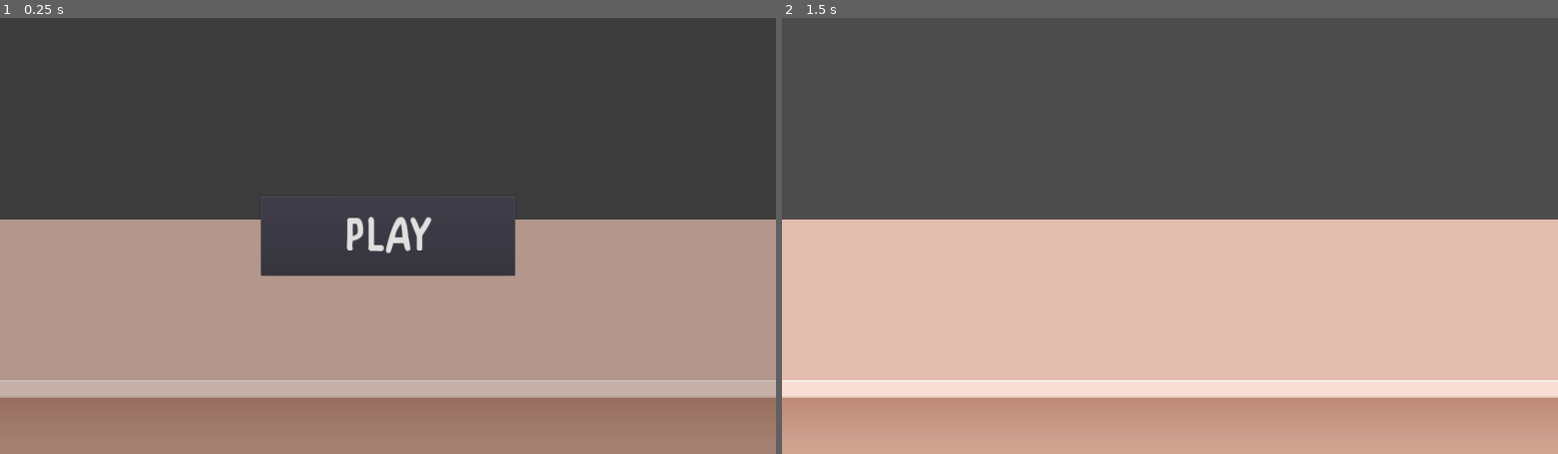
Above: before the commit, frames 1-2 (left to right).
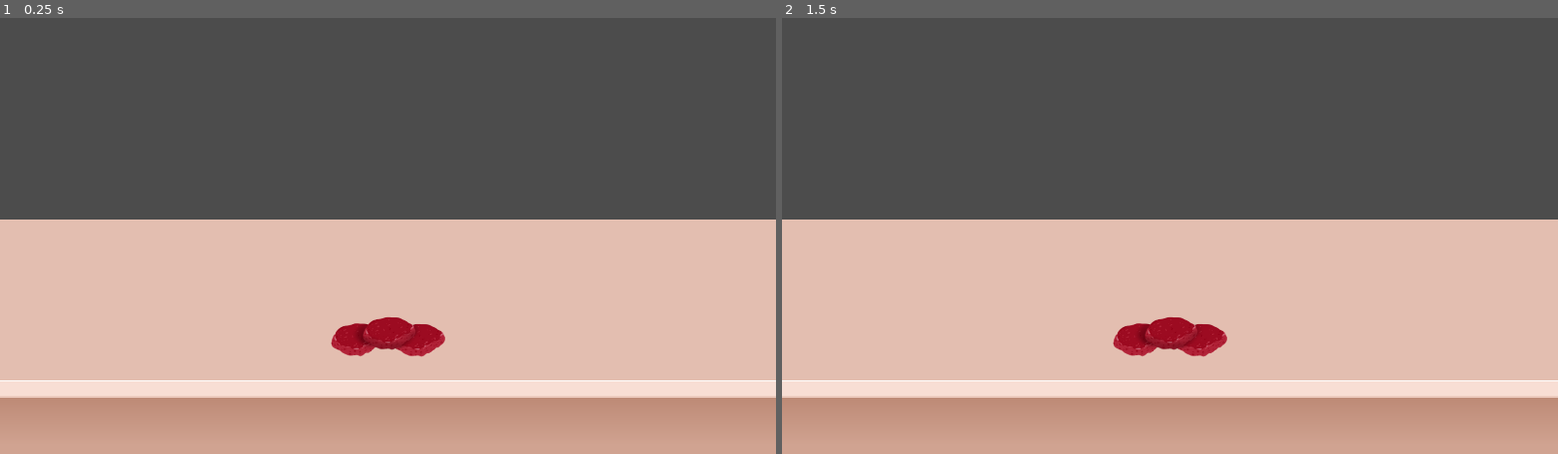
Above: after the commit, the same moments.

Repository: samuelpedrajas/MyVeganRestaurant
Game: Godot game, scene res://Scenes/Kitchen.tscn
Same seed, same stepped clock (60 frames per second), same inputs: the game is played once before the commit and once after it.
Inputs (mouse positions are in pixels of both pictures, inside the frame that each line leads up to):
- Up to frame 1 (0.25 s): no input
- Up to frame 2 (1.5 s): click (1170, 236) at 0.5 s, where only the run before the commit has a clickable "PLAY"; tap Enter at 1.25 s; move the mouse to (1340, 214) at 1.27 s; click (1340, 214) at 1.42 s

The runs differ from the first frame. In frame 1, 54% of the frame differs, in the area x 0-100%, y 40-100%; in frame 2, 1.0%.

Commit message:
foodsource

Diff:
--- /dev/null
+++ b/Scenes/ClickableArea.tscn
@@ -0,0 +1,9 @@
+[gd_scene load_steps=2 format=2]
+
+[ext_resource path="res://Scripts/ClickableArea.gd" type="Script" id=1]
+
+[node name="ClickableArea" type="Area2D"]
+script = ExtResource( 1 )
+
+[node name="CollisionShape2D" type="CollisionShape2D" parent="."]
+[connection signal="input_event" from="." to="." method="_on_ClickableArea_input_event"]
--- /dev/null
+++ b/Scenes/FoodSource.gd
@@ -0,0 +1,5 @@
+extends Node2D
+
+
+func tap():
+	pass
--- /dev/null
+++ b/Scenes/FoodSourceTemplate.tscn
@@ -0,0 +1,11 @@
+[gd_scene load_steps=3 format=2]
+
+[ext_resource path="res://Scripts/FoodSource.gd" type="Script" id=1]
+[ext_resource path="res://Scenes/ClickableArea.tscn" type="PackedScene" id=3]
+
+[node name="FoodSourceTemplate" type="Node2D"]
+script = ExtResource( 1 )
+
+[node name="ClickableArea" parent="." instance=ExtResource( 3 )]
+[connection signal="clicked" from="ClickableArea" to="." method="_on_ClickableArea_clicked"]
+[connection signal="released" from="ClickableArea" to="." method="_on_ClickableArea_released"]
--- a/Scenes/Kitchen.tscn
+++ b/Scenes/Kitchen.tscn
@@ -1,8 +1,14 @@
-[gd_scene load_steps=4 format=2]
+[gd_scene load_steps=7 format=2]
 
 [ext_resource path="res://Images/Kitchen/Mueble.png" type="Texture" id=1]
 [ext_resource path="res://Scenes/HUD.tscn" type="PackedScene" id=2]
 [ext_resource path="res://Scripts/Kitchen.gd" type="Script" id=3]
+[ext_resource path="res://Scenes/FoodSourceTemplate.tscn" type="PackedScene" id=4]
+[ext_resource path="res://Images/Kitchen/FuenteHamburguesa.png" type="Texture" id=5]
+
+[sub_resource type="CapsuleShape2D" id=1]
+radius = 53.5262
+height = 190.638
 
 [node name="Kitchen" type="Node2D"]
 script = ExtResource( 3 )
@@ -11,7 +17,21 @@
 position = Vector2( 960, 790 )
 texture = ExtResource( 1 )
 
+[node name="BurgerSource" parent="Table" instance=ExtResource( 4 )]
+
+[node name="CollisionShape2D" parent="Table/BurgerSource/ClickableArea" index="0"]
+rotation = 1.5708
+shape = SubResource( 1 )
+
+[node name="Sprite" type="Sprite" parent="Table/BurgerSource"]
+texture = ExtResource( 5 )
+
 [node name="HUD" parent="." instance=ExtResource( 2 )]
+visible = false
 margin_right = 1920.0
 margin_bottom = 1080.0
 [connection signal="start_game" from="HUD" to="." method="_on_HUD_start_game"]
+
+[editable path="Table/BurgerSource"]
+
+[editable path="Table/BurgerSource/ClickableArea"]
--- /dev/null
+++ b/Scripts/ClickableArea.gd
@@ -0,0 +1,22 @@
+extends Area2D
+
+
+signal clicked
+signal released
+
+var input_disabled = false
+
+
+func _on_ClickableArea_input_event(_viewport, _event, _shape_idx):
+	if Input.is_action_just_pressed("ui_click") and not self.input_disabled:
+		emit_signal("clicked")
+	elif Input.is_action_just_released("ui_click"):
+		emit_signal("released")
+
+
+func enable():
+	self.input_disabled = false
+
+
+func disable():
+	self.input_disabled = true
--- /dev/null
+++ b/Scripts/FoodSource.gd
@@ -0,0 +1,21 @@
+extends Node2D
+
+
+var ingredient = null
+export(NodePath) var kitchen
+
+
+func _ready():
+	self.ingredient = $Ingredient
+	if self.ingredient == null:
+		print("ERROR: Ingredient not configured for this FoodSource")
+	if self.kitchen == null:
+		print("ERROR: Kitchen not configured for this FoodSource")
+
+
+func _on_ClickableArea_clicked():
+	self.kitchen.use_ingredient(self.ingredient)
+
+
+func _on_ClickableArea_released():
+	pass # Replace with function body.
--- a/Scripts/HUD.gd
+++ b/Scripts/HUD.gd
@@ -2,6 +2,7 @@
 
 
 signal start_game
+
 
 func _ready():
 	get_tree().get_root().connect("size_changed", self, "_on_size_changed")
@@ -13,6 +14,7 @@
 	emit_signal("start_game")
 	$StartingLayer.hide()
 
+
 func _on_size_changed():
 	var screen_size = OS.get_screen_size()
 	var viewport_size = get_viewport_rect().size
--- a/Scripts/Kitchen.gd
+++ b/Scripts/Kitchen.gd
@@ -5,6 +5,9 @@
 	get_tree().set_pause(true)
 	get_tree().get_root().connect("size_changed", self, "_on_size_changed")
 
+
+func use_ingredient(ingredient):
+	print("Using ingredient: %s" % [ingredient.name])
 
 ### Signal Handlers ###
 
